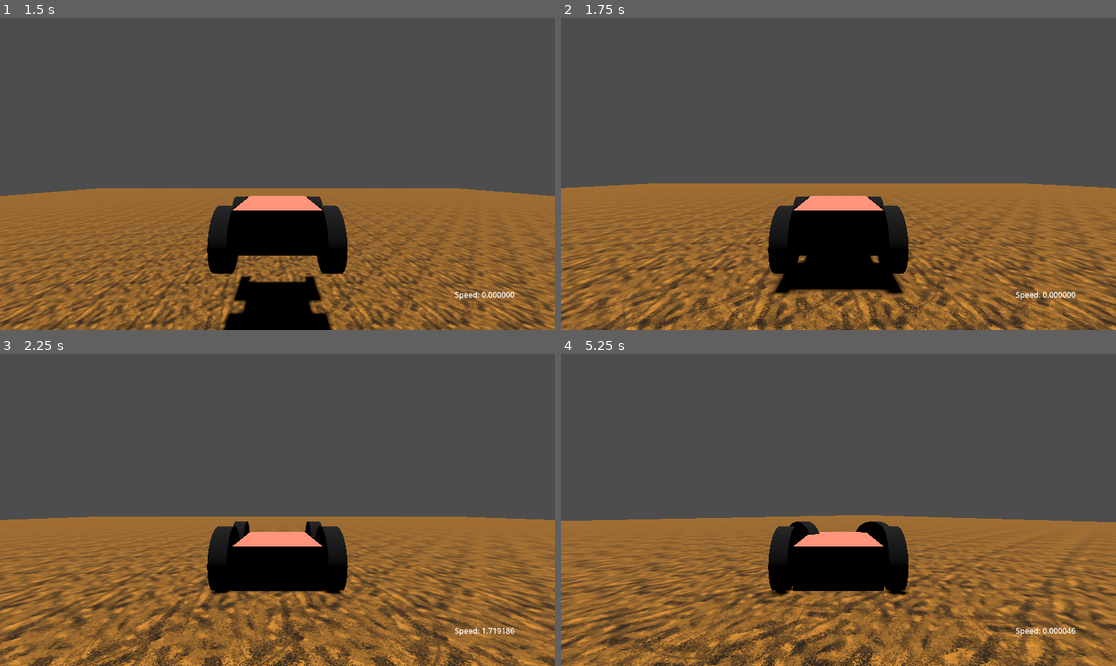
Above: before the commit, frames 1-4 (two rows, left to right).
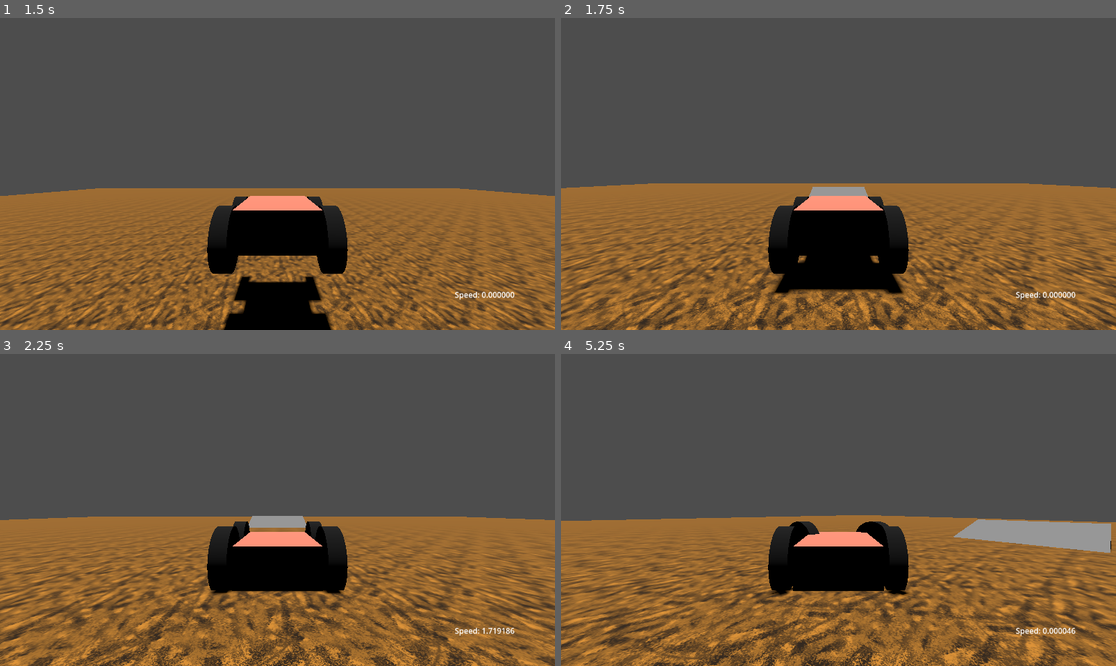
Above: after the commit, the same moments.

Repository: Aadniz/pqcrg
Game: Godot game, scene res://game_scene.tscn
The game is run twice, just before and just after one commit, with the same random seed, the same clock (stepped at 60 frames per second) and the same inputs.
Inputs:
- Up to frame 1 (1.5 s): tap Enter at 0.5 s; hold D (right) 0.53-1.25 s; click "Host" at 1.25 s
- Up to frame 2 (1.75 s): no input
- Up to frame 3 (2.25 s): hold S (backward) from 2.03 s (still down)
- Up to frame 4 (5.25 s): release S (backward) at 2.78 s; hold D (right) 2.78-3.53 s; tap Space at 3.5 s; hold W (forward) 3.53-4.28 s; hold A (left) from 4.28 s (still down)

Frame 1 is identical in both runs. In frame 2, 0.3% of the frame differs, in the area x 44-56%, y 54-58%; in frame 3, 0.4%; in frame 4, 2.0%, in the area x 70-100%, y 53-64%.

Commit message:
added jump

Diff:
--- a/multiplayergame/game_scene.tscn
+++ b/multiplayergame/game_scene.tscn
@@ -14,6 +14,13 @@
 
 [sub_resource type="ConcavePolygonShape3D" id="ConcavePolygonShape3D_ixgq7"]
 data = PackedVector3Array(25, 0, 25, -25, 0, 25, 25, 0, -25, -25, 0, 25, -25, 0, -25, 25, 0, -25)
+
+[sub_resource type="PrismMesh" id="PrismMesh_a0tdt"]
+left_to_right = 0.0
+size = Vector3(2, 0.5, 3)
+
+[sub_resource type="ConcavePolygonShape3D" id="ConcavePolygonShape3D_lusya"]
+data = PackedVector3Array(-1, 0.25, 1.5, 1, -0.25, 1.5, -1, -0.25, 1.5, -1, 0.25, -1.5, -1, -0.25, -1.5, 1, -0.25, -1.5, -1, 0.25, 1.5, -1, 0.25, -1.5, 1, -0.25, 1.5, -1, 0.25, -1.5, 1, -0.25, -1.5, 1, -0.25, 1.5, -1, 0.25, -1.5, -1, 0.25, 1.5, -1, -0.25, -1.5, -1, 0.25, 1.5, -1, -0.25, 1.5, -1, -0.25, -1.5, -1, -0.25, 1.5, 1, -0.25, 1.5, -1, -0.25, -1.5, 1, -0.25, 1.5, 1, -0.25, -1.5, -1, -0.25, -1.5)
 
 [sub_resource type="BoxMesh" id="BoxMesh_lw2dg"]
 size = Vector3(1, 5, 5)
@@ -32,6 +39,15 @@
 
 [node name="CollisionShape3D" type="CollisionShape3D" parent="MeshInstance3D/StaticBody3D"]
 shape = SubResource("ConcavePolygonShape3D_ixgq7")
+
+[node name="MeshInstance3D" type="MeshInstance3D" parent="MeshInstance3D"]
+transform = Transform3D(1, 0, 0, 0, 1, 0, 0, 0, 1, -7.9172, 0.285609, 0)
+mesh = SubResource("PrismMesh_a0tdt")
+
+[node name="StaticBody3D" type="StaticBody3D" parent="MeshInstance3D/MeshInstance3D"]
+
+[node name="CollisionShape3D" type="CollisionShape3D" parent="MeshInstance3D/MeshInstance3D/StaticBody3D"]
+shape = SubResource("ConcavePolygonShape3D_lusya")
 
 [node name="DirectionalLight3D" type="DirectionalLight3D" parent="."]
 transform = Transform3D(1, 0, 0, 0, -4.37114e-08, 1, 0, -1, -4.37114e-08, 0, 11.242, 0)
Not shown: 1 places in multiplayergame/game_scene.tscn that only renumber resources
